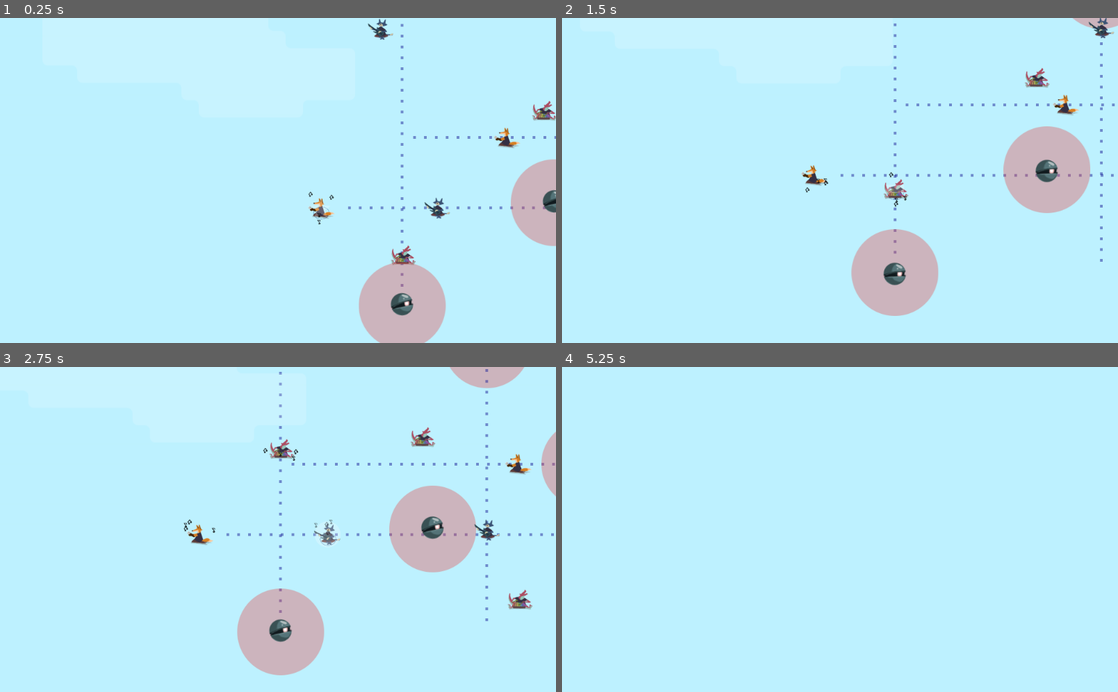
Above: before the commit, frames 1-4 (two rows, left to right).
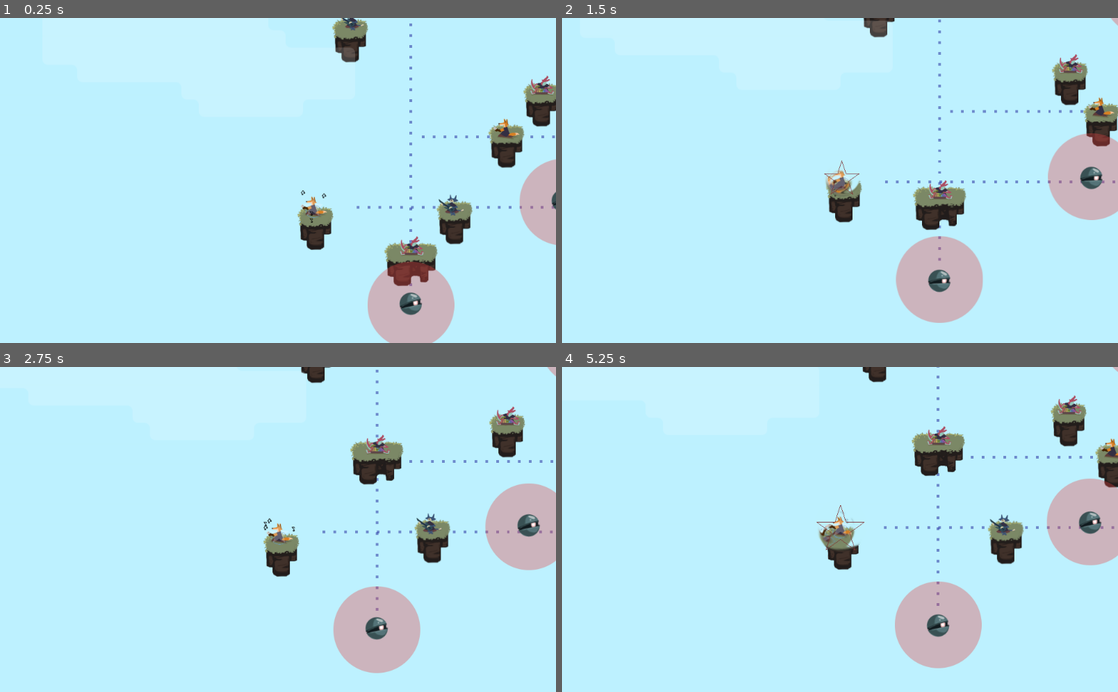
Above: after the commit, the same moments.

Repository: uspgamedev/skyjammers
Game: Godot game, scene res://stages/sample/sample.tscn
Two runs of this game, one before a commit and one after it. Both use one fixed random seed, a clock stepped at 60 frames per second and the inputs below. This scene is started directly instead of the project's main scene. Sound files missing from this copy of the repository are replaced by a short silence.
Inputs:
- Up to frame 1 (0.25 s): no input
- Up to frame 2 (1.5 s): hold Space (action_play) 0.53-1.28 s; tap Space (action_play) at 1.35 s
- Up to frame 3 (2.75 s): hold Space (action_play) from 2.03 s (still down)
- Up to frame 4 (5.25 s): release Space (action_play) at 2.78 s; tap Space (action_play) at 2.85, 4.35 s; hold Space (action_play) 3.53-4.28 s; hold Space (action_play) from 5.03 s (still down)

The runs differ from the first frame. In frame 1, 6.7% of the frame differs, in the area x 53-100%, y 0-100%; in frame 2, 13%; in frame 3, 18%, in the area x 33-100%, y 0-95%; in frame 4, 10%.
Error before the commit: Invalid call. Nonexistent function 'instance' in base 'Nil'. (res://progress/progress.gd:33)

Commit message:
Modifying wil's sample stage

Diff:
--- a/game/stages/sample/sample.tscn
+++ b/game/stages/sample/sample.tscn
@@ -1,13 +1,14 @@
-[gd_scene load_steps=13 format=2]
+[gd_scene load_steps=14 format=2]
 
 [ext_resource path="res://stages/base.tscn" type="PackedScene" id=1]
-[ext_resource path="res://Instruments/GameBoy/Gameboy.tscn" type="PackedScene" id=2]
-[ext_resource path="res://Movement/PathManager.tscn" type="PackedScene" id=3]
-[ext_resource path="res://Instruments/Bass/Bass.tscn" type="PackedScene" id=4]
-[ext_resource path="res://Instruments/Xylophone/Xylophone.tscn" type="PackedScene" id=5]
-[ext_resource path="res://Sentinels/Watcher/watcher.tscn" type="PackedScene" id=6]
-[ext_resource path="res://goal/Goal.tscn" type="PackedScene" id=7]
-[ext_resource path="res://islands/tileset.tres" type="TileSet" id=8]
+[ext_resource path="res://islands/Island.tscn" type="PackedScene" id=2]
+[ext_resource path="res://Instruments/GameBoy/Gameboy.tscn" type="PackedScene" id=3]
+[ext_resource path="res://Movement/PathManager.tscn" type="PackedScene" id=4]
+[ext_resource path="res://Instruments/Bass/Bass.tscn" type="PackedScene" id=5]
+[ext_resource path="res://Instruments/Xylophone/Xylophone.tscn" type="PackedScene" id=6]
+[ext_resource path="res://Sentinels/Watcher/watcher.tscn" type="PackedScene" id=7]
+[ext_resource path="res://goal/Goal.tscn" type="PackedScene" id=8]
+[ext_resource path="res://islands/tileset.tres" type="TileSet" id=9]
 
 [sub_resource type="Curve2D" id=1]
 
@@ -37,15 +38,25 @@
 "points": PoolVector2Array( 0, 0, 0, 0, 700, 270, 0, 0, 0, 0, 700, -210 )
 }
 
-[node name="Stage" instance=ExtResource( 1 )]
-
-initial_bard_path = NodePath("Instruments/Gameboy")
-
-[node name="Gameboy" parent="Instruments" index="0" instance=ExtResource( 2 )]
-
-position = Vector2( 170, 110 )
-
-[node name="Path2D" parent="Instruments" index="1" instance=ExtResource( 3 )]
+[node name="Stage" index="0" instance=ExtResource( 1 )]
+
+initial_bard_path = NodePath("Instruments/Island/Gameboy")
+
+[node name="Island" parent="Instruments" index="0" instance=ExtResource( 2 )]
+
+tile_data = PoolIntArray( 196611, 0, 0, 196612, 1, 0, 196613, 3, 0, 262147, 12, 0, 262148, 13, 0, 262149, 15, 0 )
+
+[node name="Under" parent="Instruments/Island" index="0"]
+
+tile_data = PoolIntArray( 262147, 64, 0, 262148, 65, 0, 262149, 67, 0, 327683, 68, 0, 327684, 69, 0, 327685, 71, 0 )
+
+[node name="Gameboy" parent="Instruments/Island" index="2" instance=ExtResource( 3 )]
+
+position = Vector2( 140, 110 )
+growth = 10.0
+duration = 0.5
+
+[node name="Path2D" parent="Instruments" index="1" instance=ExtResource( 4 )]
 
 curve = SubResource( 1 )
 cyclic = false
@@ -55,11 +66,22 @@
 
 position = Vector2( 220, 110 )
 
-[node name="Bass" parent="Instruments/Path2D/PathFollow2D" index="0" instance=ExtResource( 4 )]
-
-[node name="Path2D2" parent="Instruments" index="2" instance=ExtResource( 3 )]
-
-editor/display_folded = true
+[node name="Island" parent="Instruments/Path2D/PathFollow2D" index="0" instance=ExtResource( 2 )]
+
+tile_data = PoolIntArray( -1, 0, 0, -65536, 1, 0, -65535, 3, 0, 65535, 12, 0, 0, 13, 0, 1, 15, 0 )
+
+[node name="Under" parent="Instruments/Path2D/PathFollow2D/Island" index="0"]
+
+tile_data = PoolIntArray( 65535, 64, 0, 0, 65, 0, 1, 67, 0, 131071, 68, 0, 65536, 69, 0, 65537, 71, 0 )
+
+[node name="Bass" parent="Instruments/Path2D/PathFollow2D/Island" index="2" instance=ExtResource( 5 )]
+
+position = Vector2( 10, -10 )
+growth = 10.0
+duration = 0.5
+
+[node name="Path2D2" parent="Instruments" index="2" instance=ExtResource( 4 )]
+
 position = Vector2( 340, -20 )
 curve = SubResource( 2 )
 speed = 0.2
@@ -69,9 +91,21 @@
 position = Vector2( 147.226, 0 )
 offset = 147.085
 
-[node name="Gameboy" parent="Instruments/Path2D2/PathFollow2D" index="0" instance=ExtResource( 2 )]
-
-[node name="Path2D4" parent="Instruments" index="3" instance=ExtResource( 3 )]
+[node name="Island" parent="Instruments/Path2D2/PathFollow2D" index="0" instance=ExtResource( 2 )]
+
+tile_data = PoolIntArray( -2, 0, 0, -1, 1, 0, -65536, 3, 0, 65534, 12, 0, 65535, 17, 0, 0, 15, 0 )
+
+[node name="Under" parent="Instruments/Path2D2/PathFollow2D/Island" index="0"]
+
+tile_data = PoolIntArray( 65534, 64, 0, 65535, 65, 0, 0, 67, 0, 131070, 68, 0, 131071, 69, 0, 65536, 71, 0 )
+
+[node name="Gameboy" parent="Instruments/Path2D2/PathFollow2D/Island" index="2" instance=ExtResource( 3 )]
+
+position = Vector2( -17.2258, -10 )
+growth = 10.0
+duration = 0.5
+
+[node name="Path2D4" parent="Instruments" index="3" instance=ExtResource( 4 )]
 
 position = Vector2( 340, -10 )
 curve = SubResource( 3 )
@@ -83,29 +117,38 @@
 position = Vector2( -20, 171.898 )
 offset = 392.226
 
-[node name="Xylophone" parent="Instruments/Path2D4/PathFollow2D" index="0" instance=ExtResource( 5 )]
-
-position = Vector2( 0, -2 )
-
-[node name="Sentinel" parent="Instruments" index="4" instance=ExtResource( 6 )]
+[node name="Island" parent="Instruments/Path2D4/PathFollow2D" index="0" instance=ExtResource( 2 )]
+
+tile_data = PoolIntArray( -2, 0, 0, -1, 1, 0, -65536, 2, 0, -65535, 3, 0, 65534, 12, 0, 65535, 13, 0, 0, 14, 0, 1, 15, 0 )
+
+[node name="Under" parent="Instruments/Path2D4/PathFollow2D/Island" index="0"]
+
+tile_data = PoolIntArray( 65534, 64, 0, 65535, 65, 0, 0, 66, 0, 1, 67, 0, 131070, 68, 0, 131071, 69, 0, 65536, 70, 0, 65537, 71, 0 )
+
+[node name="Xylophone" parent="Instruments/Path2D4/PathFollow2D/Island" index="2" instance=ExtResource( 6 )]
+
+position = Vector2( 0, -11.8985 )
+growth = 10.0
+duration = 0.5
+
+[node name="Sentinel" parent="Instruments" index="4" instance=ExtResource( 7 )]
 
 position = Vector2( 600, 100 )
 
-[node name="Sentinel2" parent="Instruments" index="5" instance=ExtResource( 6 )]
+[node name="Sentinel2" parent="Instruments" index="5" instance=ExtResource( 7 )]
 
 position = Vector2( 320, 290 )
 
-[node name="Sentinel3" parent="Instruments" index="6" instance=ExtResource( 6 )]
+[node name="Sentinel3" parent="Instruments" index="6" instance=ExtResource( 7 )]
 
 position = Vector2( 880, -20 )
 
-[node name="Sentinel4" parent="Instruments" index="7" instance=ExtResource( 6 )]
+[node name="Sentinel4" parent="Instruments" index="7" instance=ExtResource( 7 )]
 
 position = Vector2( 700, -240 )
 
-[node name="Path2D3" parent="Instruments" index="8" instance=ExtResource( 3 )]
-
-editor/display_folded = true
+[node name="Path2D3" parent="Instruments" index="8" instance=ExtResource( 4 )]
+
 curve = SubResource( 4 )
 speed = 0.6
 
@@ -113,28 +156,82 @@
 
 position = Vector2( 700, 270 )
 
-[node name="Bass" parent="Instruments/Path2D3/PathFollow2D" index="0" instance=ExtResource( 4 )]
-
-[node name="Goal" parent="Instruments" index="9" instance=ExtResource( 7 )]
+[node name="Island" parent="Instruments/Path2D3/PathFollow2D" index="0" instance=ExtResource( 2 )]
+
+tile_data = PoolIntArray( -2, 0, 0, -1, 1, 0, -65536, 2, 0, -65535, 3, 0, 65534, 12, 0, 65535, 13, 0, 0, 14, 0, 1, 15, 0 )
+
+[node name="Under" parent="Instruments/Path2D3/PathFollow2D/Island" index="0"]
+
+tile_data = PoolIntArray( 65534, 64, 0, 65535, 65, 0, 0, 66, 0, 1, 67, 0, 131070, 68, 0, 131071, 69, 0, 65536, 70, 0, 65537, 71, 0 )
+
+[node name="Bass" parent="Instruments/Path2D3/PathFollow2D/Island" index="2" instance=ExtResource( 5 )]
+
+position = Vector2( 0, -10 )
+growth = 10.0
+duration = 0.5
+
+[node name="Island2" parent="Instruments" index="9" instance=ExtResource( 2 )]
+
+tile_data = PoolIntArray( 196638, 0, 0, 196639, 1, 0, 196640, 2, 0, 196641, 1, 0, 196642, 2, 0, 196643, 3, 0, 262174, 4, 0, 262175, 6, 0, 262176, 6, 0, 262177, 6, 0, 262178, 6, 0, 262179, 7, 0, 327710, 12, 0, 327711, 19, 0, 327712, 6, 0, 327713, 6, 0, 327714, 16, 0, 327715, 15, 0, 393247, 12, 0, 393248, 13, 0, 393249, 14, 0, 393250, 15, 0 )
+
+[node name="Under" parent="Instruments/Island2" index="0"]
+
+tile_data = PoolIntArray( 327710, 76, 0, 327711, 77, 0, 327714, 78, 0, 327715, 79, 0, 393246, 80, 0, 393247, 81, 0, 393248, 82, 0, 393249, 81, 0, 393250, 82, 0, 393251, 83, 0, 458782, 84, 0, 458783, 85, 0, 458784, 86, 0, 458785, 85, 0, 458786, 86, 0, 458787, 87, 0, 524318, 88, 0, 524319, 89, 0, 524320, 90, 0, 524321, 89, 0, 524322, 90, 0, 524323, 91, 0, 589855, 93, 0, 589856, 94, 0, 589857, 93, 0, 589858, 94, 0 )
+
+[node name="Under2" parent="Instruments/Island2" index="1"]
+
+tile_data = PoolIntArray( 393247, 64, 0, 393248, 65, 0, 393249, 66, 0, 393250, 67, 0, 458783, 68, 0, 458784, 69, 0, 458785, 70, 0, 458786, 71, 0 )
+
+[node name="Goal" parent="Instruments/Island2" index="2" instance=ExtResource( 8 )]
 
 position = Vector2( 1060, 100 )
 
-[node name="Bass" parent="Instruments" index="10" instance=ExtResource( 4 )]
-
-position = Vector2( 280, -220 )
-
-[node name="Xylophone" parent="Instruments" index="11" instance=ExtResource( 5 )]
-
-position = Vector2( 580, -70 )
-
-[node name="Xylophone2" parent="Instruments" index="12" instance=ExtResource( 5 )]
-
-position = Vector2( 759, 230 )
+[node name="Island3" parent="Instruments" index="10" instance=ExtResource( 2 )]
+
+tile_data = PoolIntArray( -524283, 0, 0, -524282, 1, 0, -524281, 3, 0, -458747, 12, 0, -458746, 13, 0, -458745, 15, 0 )
+
+[node name="Under" parent="Instruments/Island3" index="0"]
+
+tile_data = PoolIntArray( -458747, 64, 0, -458746, 65, 0, -458745, 67, 0, -393211, 68, 0, -393210, 69, 0, -393209, 71, 0 )
+
+[node name="Bass" parent="Instruments/Island3" index="2" instance=ExtResource( 5 )]
+
+position = Vector2( 210, -240 )
+growth = 10.0
+duration = 0.5
+
+[node name="Island4" parent="Instruments" index="11" instance=ExtResource( 2 )]
+
+tile_data = PoolIntArray( 393240, 0, 0, 393241, 1, 0, 393242, 2, 0, 393243, 3, 0, 458776, 4, 0, 458777, 48, 0, 458778, 51, 0, 458779, 7, 0, 524312, 8, 0, 524313, 60, 0, 524314, 63, 0, 524315, 11, 0, 589848, 12, 0, 589849, 13, 0, 589850, 14, 0, 589851, 15, 0 )
+
+[node name="Under" parent="Instruments/Island4" index="0"]
+
+tile_data = PoolIntArray( 589848, 64, 0, 589849, 65, 0, 589850, 66, 0, 589851, 67, 0, 655384, 68, 0, 655385, 69, 0, 655386, 70, 0, 655387, 71, 0 )
+
+[node name="Xylophone2" parent="Instruments/Island4" index="2" instance=ExtResource( 6 )]
+
+position = Vector2( 830, 250 )
+growth = 10.0
+duration = 0.5
+
+[node name="Island5" parent="Instruments" index="12" instance=ExtResource( 2 )]
+
+tile_data = PoolIntArray( -262128, 0, 0, -262127, 1, 0, -262126, 3, 0, -196592, 12, 0, -196591, 13, 0, -196590, 15, 0 )
+
+[node name="Xylophone" parent="Instruments/Island5" index="0" instance=ExtResource( 6 )]
+
+position = Vector2( 560, -110 )
+growth = 10.0
+duration = 0.5
+
+[node name="Under" parent="Instruments/Island5" index="1"]
+
+tile_data = PoolIntArray( -196592, 64, 0, -196591, 65, 0, -196590, 67, 0, -131056, 68, 0, -131055, 69, 0, -131054, 71, 0 )
 
 [node name="TileMap" type="TileMap" parent="." index="5"]
 
 mode = 0
-tile_set = ExtResource( 8 )
+tile_set = ExtResource( 9 )
 cell_size = Vector2( 32, 32 )
 cell_quadrant_size = 16
 cell_custom_transform = Transform2D( 1, 0, 0, 1, 0, 0 )
@@ -153,7 +250,16 @@
 _sections_unfolded = [ "Cell" ]
 
 
+[editable path="Instruments/Island"]
 [editable path="Instruments/Path2D"]
+[editable path="Instruments/Path2D/PathFollow2D/Island"]
 [editable path="Instruments/Path2D2"]
+[editable path="Instruments/Path2D2/PathFollow2D/Island"]
 [editable path="Instruments/Path2D4"]
+[editable path="Instruments/Path2D4/PathFollow2D/Island"]
 [editable path="Instruments/Path2D3"]
+[editable path="Instruments/Path2D3/PathFollow2D/Island"]
+[editable path="Instruments/Island2"]
+[editable path="Instruments/Island3"]
+[editable path="Instruments/Island4"]
+[editable path="Instruments/Island5"]
